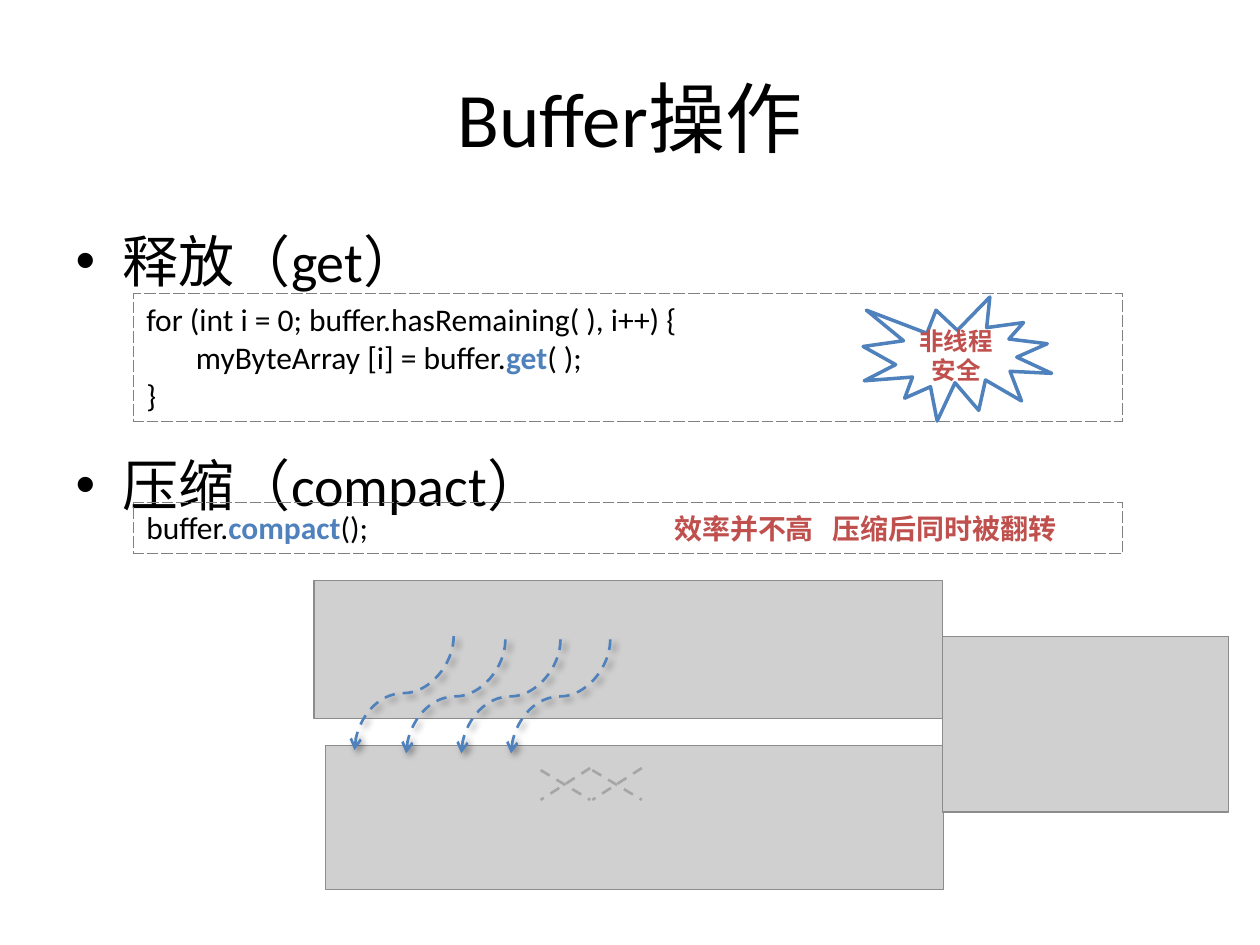
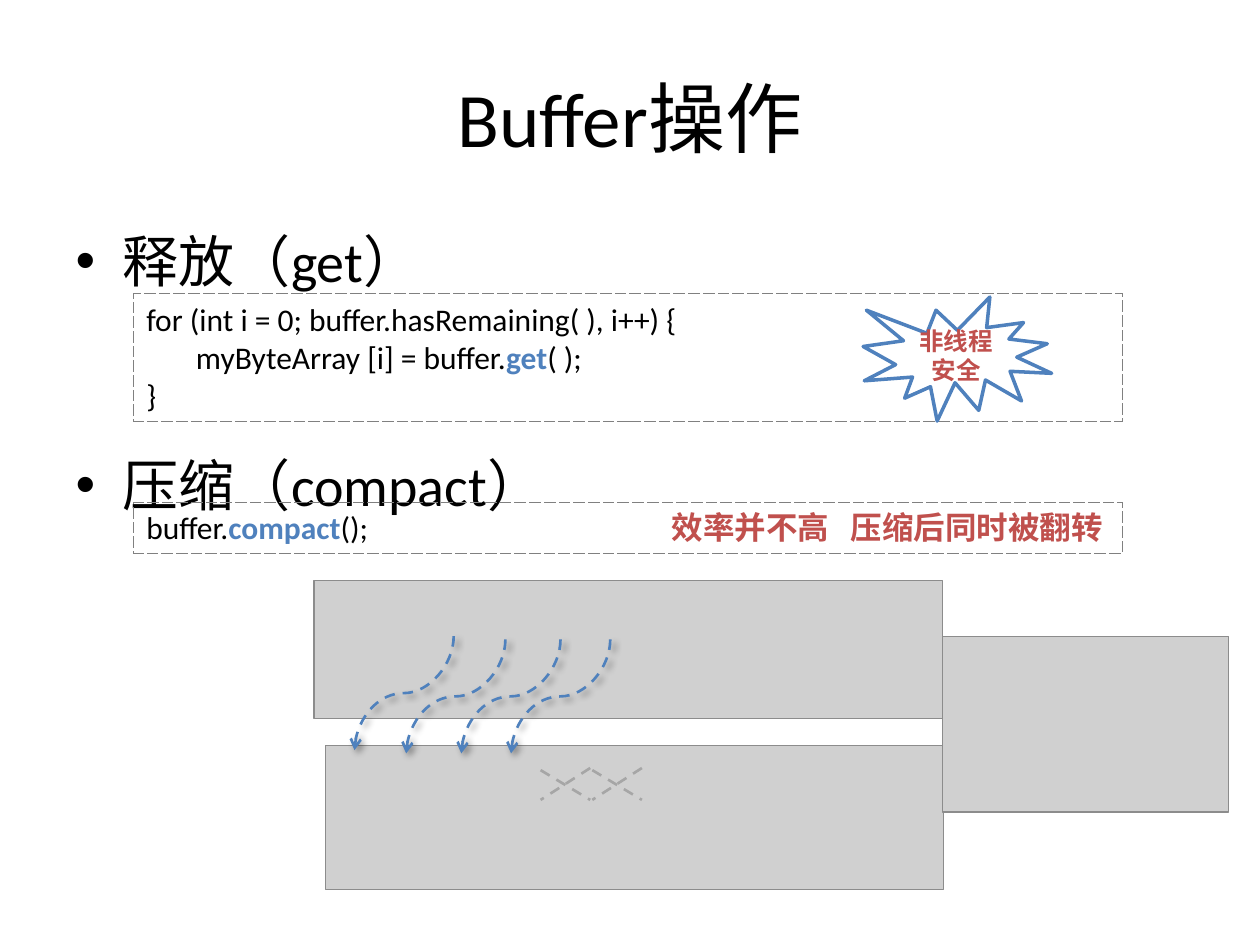
Before and after one commit to guhanjie/Knowledge-sharing, a slide deck: slide 10 of 扒一扒Java IO那些事儿.pptx. Drawn at 1260x945 pixels with LibreOffice and Linux fonts; fonts in the diff are those of the drawing; grey boxes stand for pictures. Boxes give left, top, right and bottom in pixels: in the first picture for what was removed or moved away, otherwise in the second. Text is boxed around its words. In the diff, an @@ line names an element or a change of style, - is before the commit and + after.

```diff
--- a/扒一扒Java IO那些事儿.pptx
+++ b/扒一扒Java IO那些事儿.pptx
@@ text in rectangle at [146,516,368,544]: text changed; text colour #C0504D to #000000; bold off @@
-buffer.compact(); 效率并不高 压缩后同时被翻转
+buffer.compact();
@@ text added at [672,512,1103,542], 18 pt, text #C0504D, bold @@
+效率并不高 压缩后同时被翻转
```
Also in this commit, not shown: 4 other slides changed, 1 slide added.
